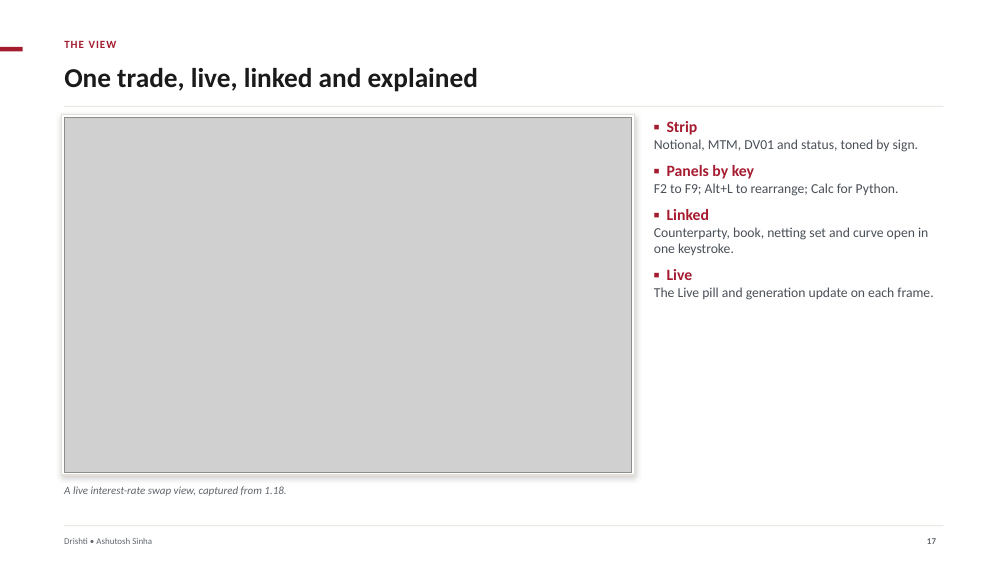
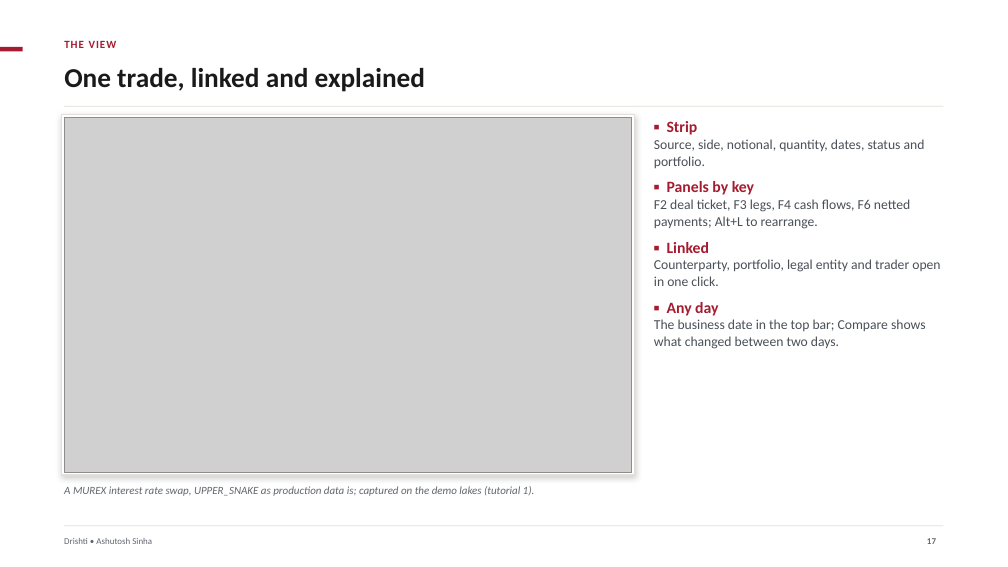
Before and after one commit to ajsinha/drishti, a slide deck: slide 17 of docs/publications/Drishti-Design-and-Evidence.pptx. Drawn at 1008x567 pixels with LibreOffice and Linux fonts; fonts in the diff are those of the drawing; grey boxes stand for pictures. Boxes give left, top, right and bottom in pixels: in the first picture for what was removed or moved away, otherwise in the second. Text is boxed around its words. In the diff, an @@ line names an element or a change of style, - is before the commit and + after.

```diff
--- a/docs/publications/Drishti-Design-and-Evidence.pptx
+++ b/docs/publications/Drishti-Design-and-Evidence.pptx
@@ title at (64, 68, 425, 92): text changed @@
-One trade, live, linked and explained
+One trade, linked and explained
@@ text at (654, 139, 925, 168): text changed @@
-Notional, MTM, DV01 and status, toned by sign.
+Source, side, notional, quantity, dates, status and portfolio.
@@ text at (654, 199, 910, 229): text changed @@
-F2 to F9; Alt+L to rearrange; Calc for Python.
+F2 deal ticket, F3 legs, F4 cash flows, F6 netted payments; Alt+L to rearrange.
@@ text at (654, 259, 940, 349): text changed @@
-Counterparty, book, netting set and curve open in one keystroke.
-▪ Live
-The Live pill and generation update on each frame.
+Counterparty, portfolio, legal entity and trader open in one click.
+▪ Any day
+The business date in the top bar; Compare shows what changed between two days.
@@ text at (64, 486, 535, 496): text changed @@
-A live interest-rate swap view, captured from 1.18.
+A MUREX interest rate swap, UPPER_SNAKE as production data is; captured on the demo lakes (tutorial 1).
```
Also in this commit, not shown: 23 other slides changed, 5 slides added, 1 other file.
